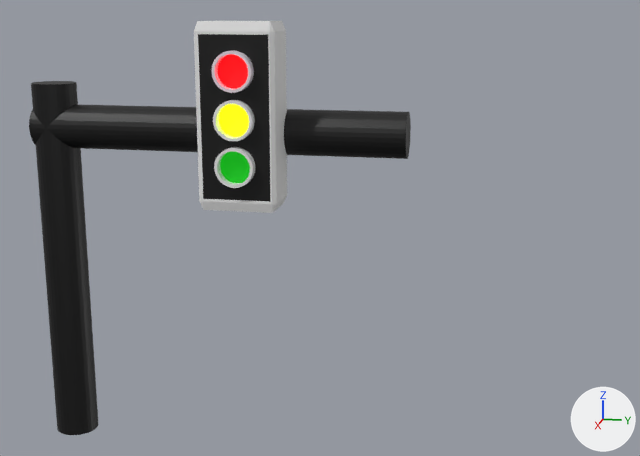
What one commit did to the FBX model Assets/Models/EGB_traffic_light_2.fbx.
Rendered twice from a 50 mm camera at (66.2, 35.79, 35.68) aimed at (-0.83, 22.39, 18.92). Lighting does not change. The marker at lower right points along +X, +Y and +Z. Where no turn or scale is listed for an object, it has been applied to the vertices.
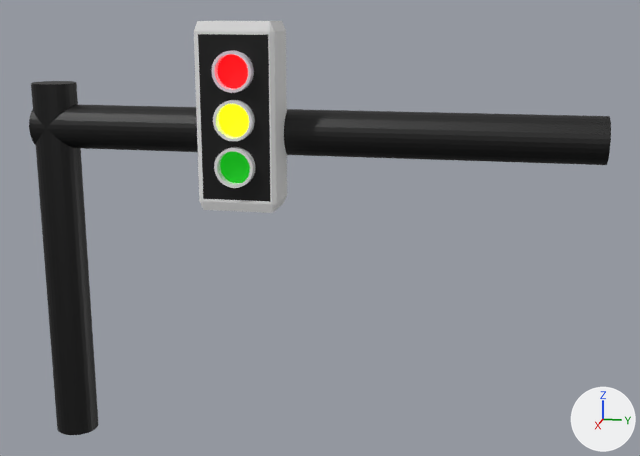
Boxes [x1, y1, x2, y2] around the edits, measured in the pictures (640 x 456 px; the box of a moved part takes in the faces that stretch with it):
'Cylinder.001', reshaped (52% wider, 11% taller)
    before: [29, 105, 411, 159]
    after: [29, 105, 611, 165]
part 1 of me_cylinder_001, moved or reshaped
    before: [405, 112, 411, 159]
    after: [405, 112, 611, 165]

Diff of the bpy script that builds the scene:
```diff
--- a/Assets/Models/EGB_traffic_light_2.fbx.py
+++ b/Assets/Models/EGB_traffic_light_2.fbx.py
@@ me_cylinder_001 @@
 # used by ob_cylinder_001; location = (-1.82, 27.1, 26.33)
-me_cylinder_001.from_pydata(...)  # 128 vertices, 98 faces; spans x -1.8..1.8, y -28.7..2.0, z -1.8..1.8
+me_cylinder_001.from_pydata(...)  # 128 vertices, 98 faces; spans x -1.8..1.8, y -28.7..16.7, z -1.8..1.8
+# me_cylinder_001 part 1: 32 of the vertices in x -1.8..1.8, y 2.0, z -1.8..1.8 are moved by (0.0, 14.7, 0.0)
 me_cylinder_001.materials.append(mat_material_010)
```
